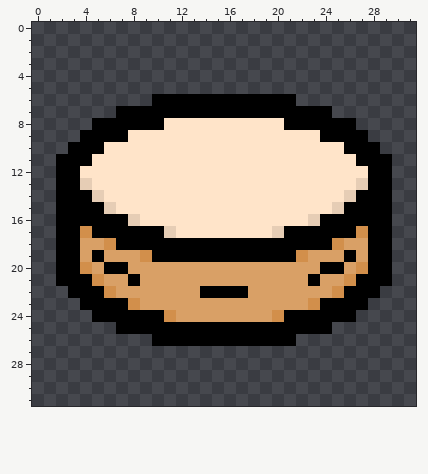
Pixel-art sprite -- resources/gfx/items/collectibles/tambourine.png. That is the earlier state.
The file is 32x32 pixels.
Now the later version:
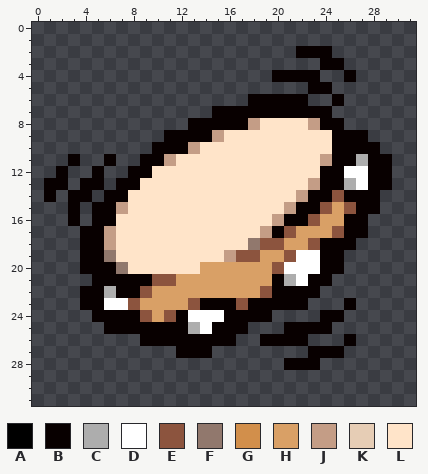
Palette (. is transparent): A #000000  B #080000  C #adadad  D #ffffff  E #8c543e  F #91786d  G #d28f4b  H #d9a066  J #c49d86  K #e6cdb5  L #ffe4c9
The author wrote: Finished Miriam's Well code+Updated Tambourine spr
Change:
Changed rows in their new state; - is an unchanged pixel.
first column x 1:
 2 ---------------------BBB-----
 3 -----------------------BB----
 4 -------------------BBBB--B---
 5 ----------------------BB-----
 6 ---------........BBBBB--B----
 7 ------........BBBBBBBBBB-----
 8 ----........BBBBBJ--LLJBB.---
 9 ---.......BBBBJ--------LBBB--
10 --.......BBBJ-----------BBBB-
11 -.B..B..BBJ------------JBBCBB
12 -B..B..BB--------------BBDDBB
13 BB.BB.BB--------------JBBCDBB
14 B.BB.BB--------------JBBEBBB.
15 -.B.BBJ-------------JBBEHEBB.
16 -.B.BBLL-----------JBBEHHBB..
17 -..BBJLLLLL-------JBEHHHEBB..
18 -..BBJLLLLLLLLLLLFEEHHEBBB...
19 -..BBFLLLLLLLLLJEEHHEDDBB....
20 -..BBBFLLLLLL------EDDDBB....
21 -...BBBBBEE--------BCDBB.....
22 --.BBCBBE----HHHH-EBBBB.....-
23 ---BBDDE----EBBBEBBBBB...B.--
24 ----BBBBEHEBDDDBBBB....BB.---
25 -----BBBBBBBCDBBB...BBBB-----
26 --------BBBBBBBB..BBBB---B---
27 -----------BBB--------BBB----
28 --------------------BBB------
